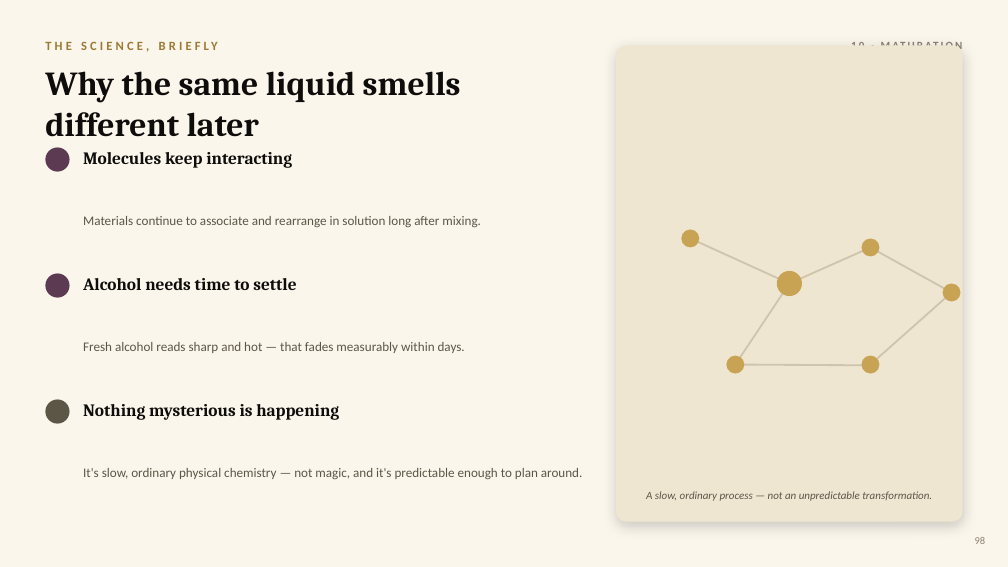
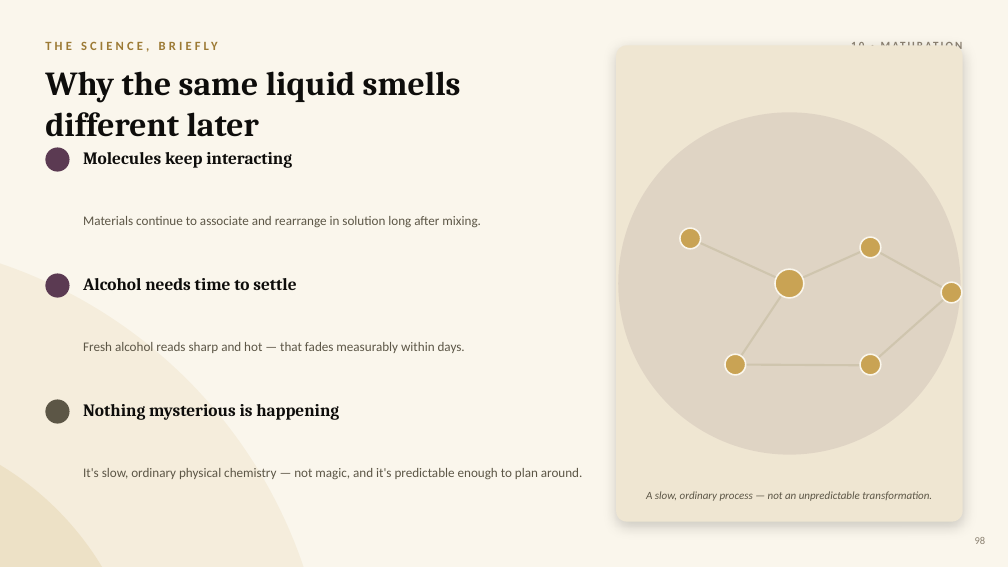
Before and after one commit to yevfumes/yev, a slide deck: slide 111 of course/YEVFUMES_Perfumery_Course.pptx. Drawn at 1008x567 pixels with LibreOffice and Linux fonts; fonts in the diff are those of the drawing. Boxes give left, top, right and bottom in pixels: in the first picture for what was removed or moved away, otherwise in the second. Text is boxed around its words. In the diff, an @@ line names an element or a change of style, - is before the commit and + after.

```diff
--- a/course/YEVFUMES_Perfumery_Course.pptx
+++ b/course/YEVFUMES_Perfumery_Course.pptx
@@ ellipse added at (x1=619, y1=113, x2=961, y2=455), fill #5B3A52 at 10% opacity @@
@@ ellipse added at (x1=0, y1=238, x2=329, y2=567), fill #C9A354 at 10% opacity @@
@@ line (690, 238) - (789, 284): stroke #CFC5AE 1.75 pt to #CFC5AE 2 pt @@
@@ outline none to #FAF6EC 1.5 pt in 6 elements at (x1=680, y1=228, x2=700, y2=249), (x1=941, y1=282, x2=962, y2=302), (x1=861, y1=237, x2=881, y2=258), (x1=861, y1=355, x2=881, y2=375), (x1=725, y1=355, x2=746, y2=375), (x1=775, y1=269, x2=804, y2=298) @@
@@ line (789, 284) - (870, 247): stroke #CFC5AE 1.75 pt to #CFC5AE 2 pt @@
@@ line (870, 247) - (952, 293): stroke #CFC5AE 1.75 pt to #CFC5AE 2 pt @@
@@ line (736, 364) - (789, 284): stroke #CFC5AE 1.75 pt to #CFC5AE 2 pt @@
@@ line (870, 364) - (952, 293): stroke #CFC5AE 1.75 pt to #CFC5AE 2 pt @@
@@ line (736, 364) - (870, 365): stroke #CFC5AE 1.75 pt to #CFC5AE 2 pt @@
@@ ellipse added at (x1=0, y1=422, x2=145, y2=567), fill #C9A354 at 16% opacity @@
```
Also in this commit, not shown: 134 other slides changed.
